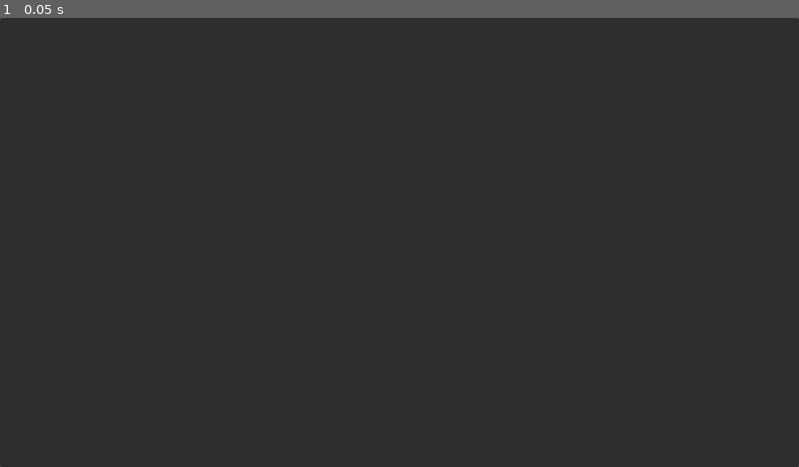
Above: before the commit, frame 1.
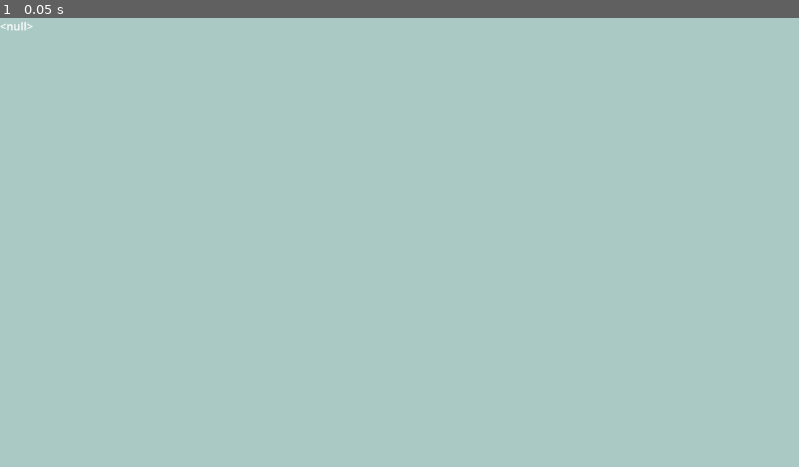
Above: after the commit, the same moment.

Repository: HBuminY/ipucu-app
Game: Godot game, scene res://screens/app.tscn
Two runs of this game, one before a commit and one after it. Both use one fixed random seed, a clock stepped at 60 frames per second and the inputs below.
Inputs:
- Up to frame 1 (0.05 s): no input

The runs differ from the first frame. In frame 1, 100% of the frame differs, in the area x 0-100%, y 0-100%.

Commit message:
app menu and focus system

Diff:
--- a/ipucu-app-src/project.godot
+++ b/ipucu-app-src/project.godot
@@ -13,19 +13,45 @@
 config/name="ipucu-app-src"
 run/main_scene="uid://dfg8egjik51ip"
 config/features=PackedStringArray("4.7", "GL Compatibility")
-run/max_fps=60
+run/max_fps=30
 run/low_processor_mode=true
 config/icon="res://icon.svg"
 
+[autoload]
+
+Focus="*uid://d2qscnfxk2sec"
+Project="*uid://ran38vaeufqb"
+
 [display]
 
-window/size/viewport_width=960
-window/size/viewport_height=540
 window/stretch/aspect="ignore"
 
 [gui]
 
 theme/custom="uid://d4biapflfo04b"
+
+[input]
+
+add_new={
+"deadzone": 0.2,
+"events": [Object(InputEventKey,"resource_local_to_scene":false,"resource_name":"","device":-1,"window_id":0,"alt_pressed":false,"shift_pressed":false,"ctrl_pressed":true,"meta_pressed":false,"pressed":false,"keycode":0,"physical_keycode":78,"key_label":0,"unicode":110,"location":0,"echo":false,"script":null)
+]
+}
+escape={
+"deadzone": 0.2,
+"events": [Object(InputEventKey,"resource_local_to_scene":false,"resource_name":"","device":-1,"window_id":0,"alt_pressed":false,"shift_pressed":false,"ctrl_pressed":false,"meta_pressed":false,"pressed":false,"keycode":0,"physical_keycode":4194305,"key_label":0,"unicode":0,"location":0,"echo":false,"script":null)
+]
+}
+navigate_right={
+"deadzone": 0.2,
+"events": [Object(InputEventKey,"resource_local_to_scene":false,"resource_name":"","device":-1,"window_id":0,"alt_pressed":false,"shift_pressed":false,"ctrl_pressed":false,"meta_pressed":false,"pressed":false,"keycode":0,"physical_keycode":4194321,"key_label":0,"unicode":0,"location":0,"echo":false,"script":null)
+]
+}
+navigate_left={
+"deadzone": 0.2,
+"events": [Object(InputEventKey,"resource_local_to_scene":false,"resource_name":"","device":-1,"window_id":0,"alt_pressed":false,"shift_pressed":false,"ctrl_pressed":false,"meta_pressed":false,"pressed":false,"keycode":0,"physical_keycode":4194319,"key_label":0,"unicode":0,"location":0,"echo":false,"script":null)
+]
+}
 
 [physics]
 
--- a/ipucu-app-src/screens/app.tscn
+++ b/ipucu-app-src/screens/app.tscn
@@ -1,4 +1,7 @@
 [gd_scene format=3 uid="uid://dfg8egjik51ip"]
+
+[ext_resource type="PackedScene" uid="uid://b056eoi2dg04x" path="res://screens/columns.tscn" id="1_60tri"]
+[ext_resource type="Script" uid="uid://chdaa312gcy16" path="res://scripts/label.gd" id="2_i5783"]
 
 [node name="PanelContainer" type="PanelContainer" unique_id=1399209643]
 anchors_preset = 15
@@ -6,3 +9,14 @@
 anchor_bottom = 1.0
 grow_horizontal = 2
 grow_vertical = 2
+size_flags_horizontal = 3
+size_flags_vertical = 3
+
+[node name="columns" parent="." unique_id=538432115 instance=ExtResource("1_60tri")]
+layout_mode = 2
+
+[node name="Label" type="Label" parent="." unique_id=850729243]
+layout_mode = 2
+size_flags_horizontal = 0
+size_flags_vertical = 0
+script = ExtResource("2_i5783")
--- /dev/null
+++ b/ipucu-app-src/screens/card.tscn
@@ -0,0 +1,19 @@
+[gd_scene format=3 uid="uid://dflikpoi6mpt3"]
+
+[ext_resource type="Script" uid="uid://g2moojjiilvs" path="res://scripts/card.gd" id="1_3qxrq"]
+
+[sub_resource type="Theme" id="Theme_3qxrq"]
+
+[node name="card" type="PanelContainer" unique_id=193315453]
+custom_minimum_size = Vector2(300, 0)
+anchors_preset = 15
+anchor_right = 1.0
+anchor_bottom = 1.0
+grow_horizontal = 2
+grow_vertical = 2
+theme = SubResource("Theme_3qxrq")
+theme_type_variation = &"card"
+script = ExtResource("1_3qxrq")
+
+[node name="VBoxContainer" type="VBoxContainer" parent="." unique_id=603145937]
+layout_mode = 2
--- /dev/null
+++ b/ipucu-app-src/screens/columns.tscn
@@ -0,0 +1,24 @@
+[gd_scene format=3 uid="uid://b056eoi2dg04x"]
+
+[ext_resource type="Script" uid="uid://c84l3mq7mxep8" path="res://scripts/columns.gd" id="1_3e3xe"]
+
+[node name="columns" type="ScrollContainer" unique_id=538432115]
+anchors_preset = 15
+anchor_right = 1.0
+anchor_bottom = 1.0
+grow_horizontal = 2
+grow_vertical = 2
+size_flags_horizontal = 3
+size_flags_vertical = 3
+vertical_scroll_mode = 0
+script = ExtResource("1_3e3xe")
+
+[node name="MarginContainer" type="MarginContainer" parent="." unique_id=362665548]
+layout_mode = 2
+size_flags_horizontal = 3
+size_flags_vertical = 3
+
+[node name="HBoxContainer" type="HBoxContainer" parent="MarginContainer" unique_id=1840222291]
+layout_mode = 2
+size_flags_horizontal = 3
+size_flags_vertical = 3
--- /dev/null
+++ b/ipucu-app-src/scripts/card.gd
@@ -0,0 +1,17 @@
+extends PanelContainer
+
+var card_index = 0;
+
+func _ready() -> void:
+	Focus.set_focus(self)
+
+func _unhandled_input(event: InputEvent) -> void:
+	if Focus.focused_node==self:
+		if event.is_action_pressed("escape"):
+			Focus.clear_focus()
+		if event.is_action_pressed("navigate_left") && card_index>0:
+			var node = Project.cards[card_index-1].node
+			Focus.set_focus(node)
+		if event.is_action_pressed("navigate_right") && card_index<Project.cards.size()-1:
+			var node = Project.cards[card_index+1].node
+			Focus.set_focus(node)
--- /dev/null
+++ b/ipucu-app-src/scripts/columns.gd
@@ -0,0 +1,11 @@
+extends ScrollContainer
+
+const card_scn = preload("res://screens/card.tscn");
+
+func _unhandled_input(event: InputEvent) -> void:
+	if Focus.focused_node==null:
+		if event.is_action_pressed("add_new"):
+			var new_card = card_scn.instantiate();
+			$MarginContainer/HBoxContainer.add_child(new_card);
+			var ind = Project.create_card("", new_card)
+			new_card.card_index = ind;
--- /dev/null
+++ b/ipucu-app-src/scripts/label.gd
@@ -0,0 +1,4 @@
+extends Label
+
+func _process(_delta: float) -> void:
+	text = str(Focus.focused_node);
--- /dev/null
+++ b/ipucu-app-src/singletons/focus_controller.gd
@@ -0,0 +1,45 @@
+extends Node
+
+var focused_node:Control;
+
+class OutlineDrawer extends Control:
+	var outline_color: Color = Color.CYAN
+	var thickness: float = 3.0
+	func _ready() -> void:
+		mouse_filter = Control.MOUSE_FILTER_IGNORE
+		set_anchors_and_offsets_preset(Control.PRESET_FULL_RECT)
+		if get_parent() is Control:
+			get_parent().resized.connect(queue_redraw)
+	func _draw() -> void:
+		var rect = Rect2(Vector2.ZERO, size)
+		draw_rect(rect, outline_color, false, thickness)
+
+
+func set_outline(node: Control, state: bool, color: Color = Color.CYAN, thickness: float = 3.0) -> void:
+	if not is_instance_valid(node):
+		return
+	var drawer = node.get_node_or_null("__OutlineDrawer__")
+	if state:
+		if drawer:
+			drawer.outline_color = color
+			drawer.thickness = thickness
+			drawer.queue_redraw()
+		else:
+			var new_drawer = OutlineDrawer.new()
+			new_drawer.name = "__OutlineDrawer__"
+			new_drawer.outline_color = color
+			new_drawer.thickness = thickness
+			node.add_child(new_drawer)
+	else:
+		if drawer:
+			drawer.queue_redraw()
+			drawer.queue_free()
+
+func set_focus(node:Control):
+	set_outline(focused_node, false);
+	focused_node=node;
+	set_outline(node, true);
+
+func clear_focus():
+	set_outline(focused_node, false);
+	focused_node=null;
--- /dev/null
+++ b/ipucu-app-src/singletons/project_controller.gd
@@ -0,0 +1,15 @@
+extends Node
+
+class CardData:
+	var name: String
+	var node: Control
+	func _init(n: String, c:Control):
+		name = n
+		node = c
+
+var cards:Array[CardData]=[]
+
+func create_card(name:String, node:Control)->int:
+	var new_card:CardData = CardData.new(name, node)
+	cards.append(new_card)
+	return cards.size()-1;
--- a/ipucu-app-src/themes/default_theme.tres
+++ b/ipucu-app-src/themes/default_theme.tres
@@ -1,3 +1,17 @@
 [gd_resource type="Theme" format=3 uid="uid://d4biapflfo04b"]
 
+[sub_resource type="StyleBoxFlat" id="StyleBoxFlat_i5783"]
+bg_color = Color(0.67204124, 0.787009, 0.7703163, 1)
+
+[sub_resource type="StyleBoxFlat" id="StyleBoxFlat_3qxrq"]
+bg_color = Color(0.9262112, 0.7377252, 0.30484578, 1)
+
 [resource]
+HBoxContainer/constants/separation = 16
+MarginContainer/constants/margin_bottom = 20
+MarginContainer/constants/margin_left = 20
+MarginContainer/constants/margin_right = 20
+MarginContainer/constants/margin_top = 20
+PanelContainer/styles/panel = SubResource("StyleBoxFlat_i5783")
+card/base_type = &"PanelContainer"
+card/styles/panel = SubResource("StyleBoxFlat_3qxrq")
Not shown, added: ipucu-app-src/scripts/card.gd.uid
Not shown, added: ipucu-app-src/scripts/columns.gd.uid
Not shown, added: ipucu-app-src/scripts/label.gd.uid
Not shown, added: ipucu-app-src/singletons/focus_controller.gd.uid
Not shown, added: ipucu-app-src/singletons/project_controller.gd.uid
